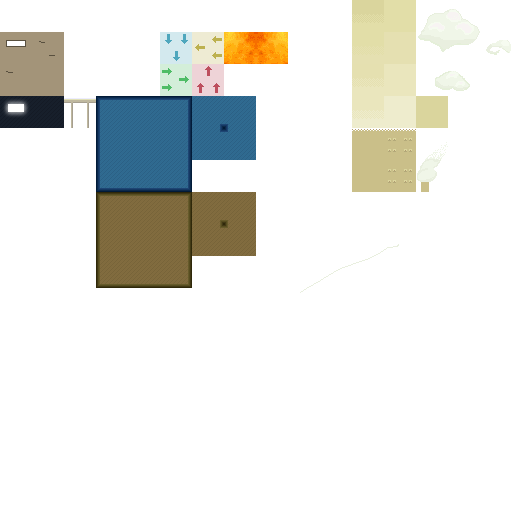
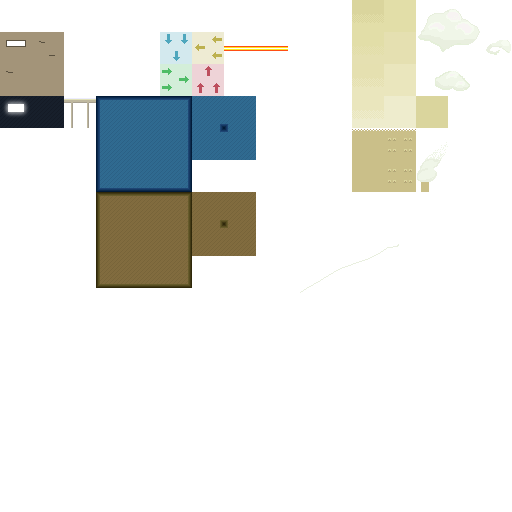
Revision of a layered 512×512 image; what changed, layer by layer:
renamed "Layer 8 copy 6" to "Layer 13 copy", showed it, moved it above "Layer 8 copy 7", painted on it over [224, 32, 288, 64]
hid "Layer 8 copy 7" over [224, 32, 256, 64]
hid "Layer 8 copy" over [256, 32, 288, 64]
